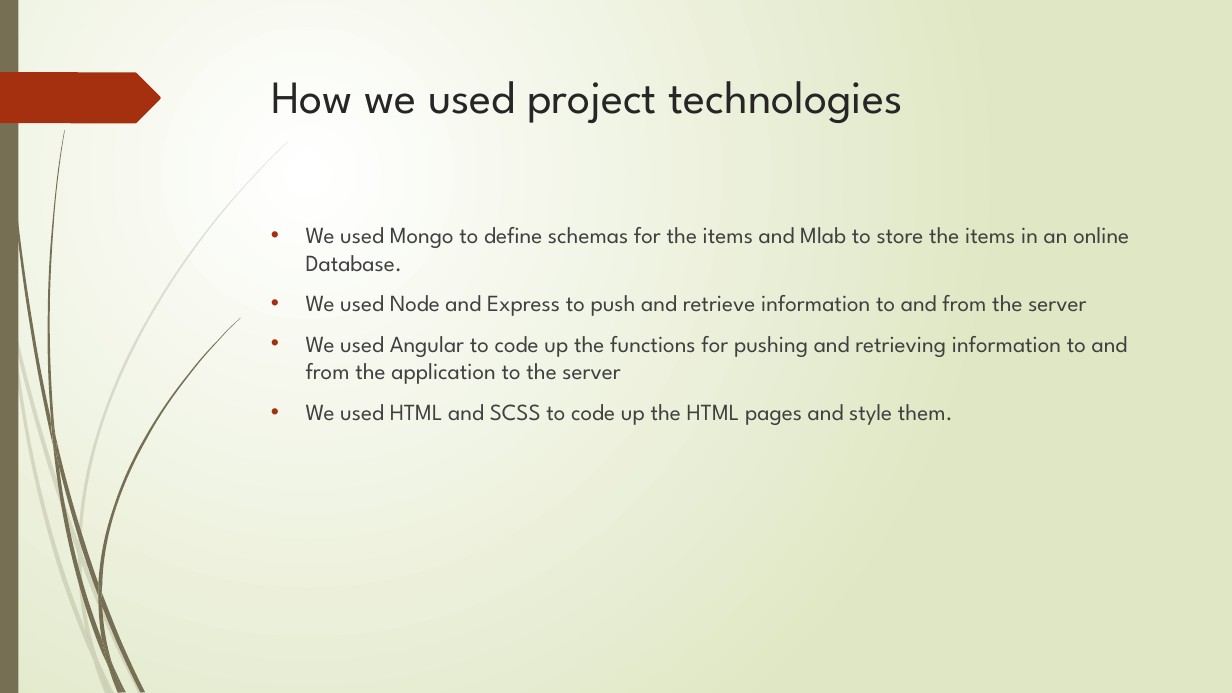
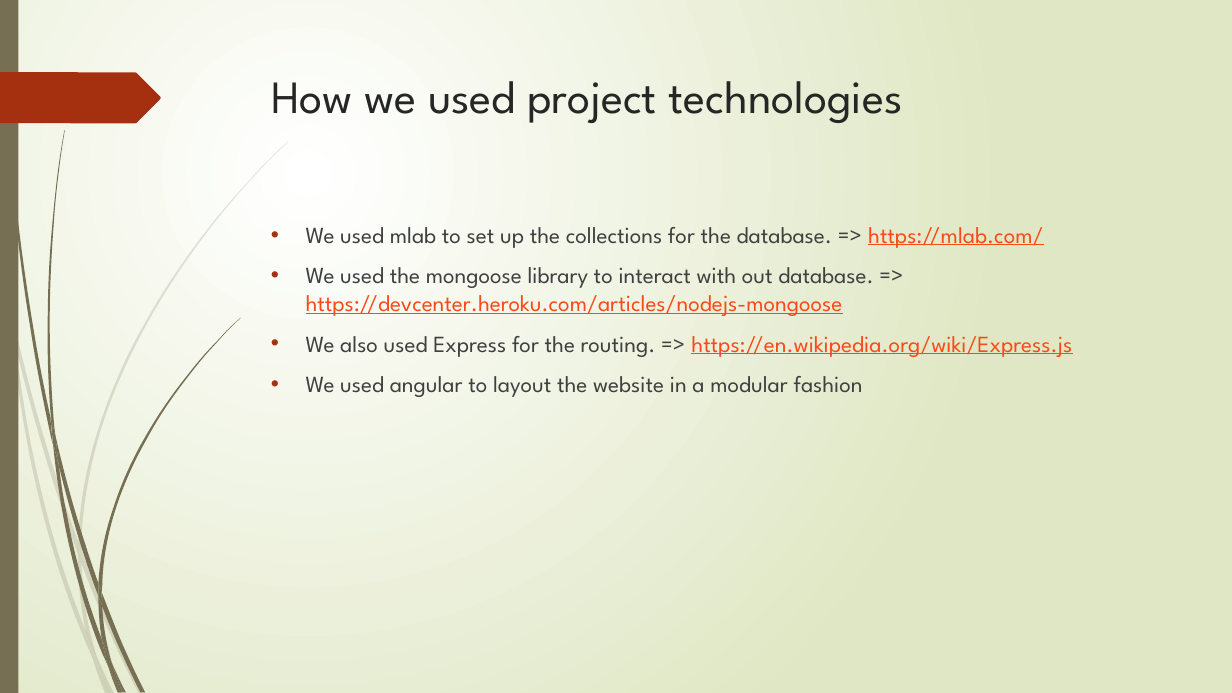
Before and after one commit to Ultan-Kearns/eCommerceApp, a slide deck: slide 10 of Presentation IT Professional.pptx (slide 11 before the commit). Drawn at 1232x693 pixels with LibreOffice and Linux fonts; fonts in the diff are those of the drawing. Boxes give left, top, right and bottom in pixels: in the first picture for what was removed or moved away, otherwise in the second. Text is boxed around its words. In the diff, an @@ line names an element or a change of style, - is before the commit and + after.

Commit message:
Add files via upload
Added to slides

```diff
--- a/Presentation IT Professional.pptx
+++ b/Presentation IT Professional.pptx
@@ text at box(306, 227, 1072, 397): text changed @@
-• We used Mongo to define schemas for the items and Mlab to store the items in an online Database.
-• We used Node and Express to push and retrieve information to and from the server
-• We used Angular to code up the functions for pushing and retrieving information to and from the application to the server
-• We used HTML and SCSS to code up the HTML pages and style them.
+• We used mlab to set up the collections for the database. => https://mlab.com/
+• We used the mongoose library to interact with out database. => https://devcenter.heroku.com/articles/nodejs-mongoose
+• We also used Express for the routing. => https://en.wikipedia.org/wiki/Express.js
+• We used angular to layout the website in a modular fashion
```
Also in this commit, not shown: 3 other slides changed, 5 slides removed.
